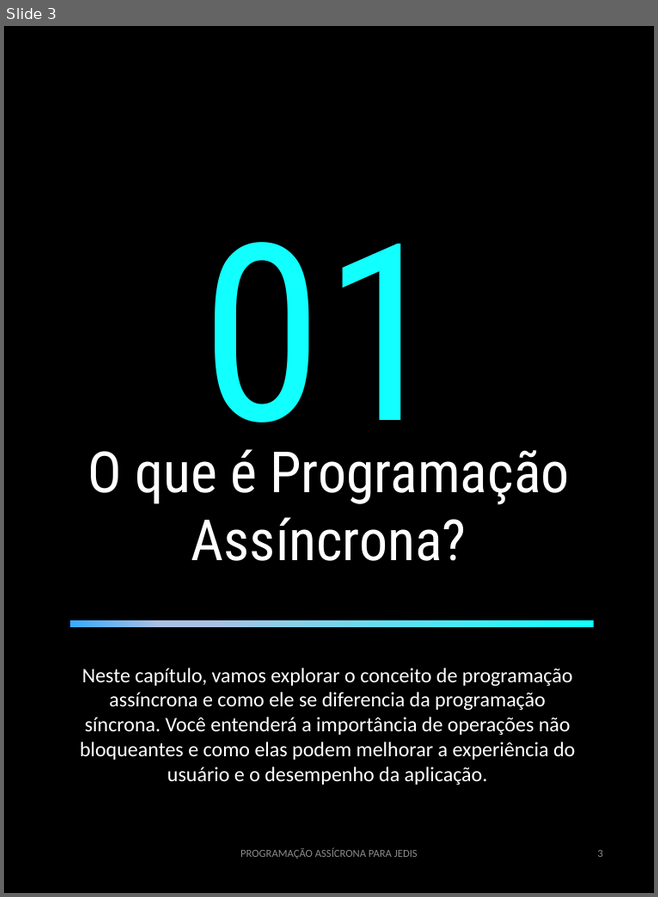
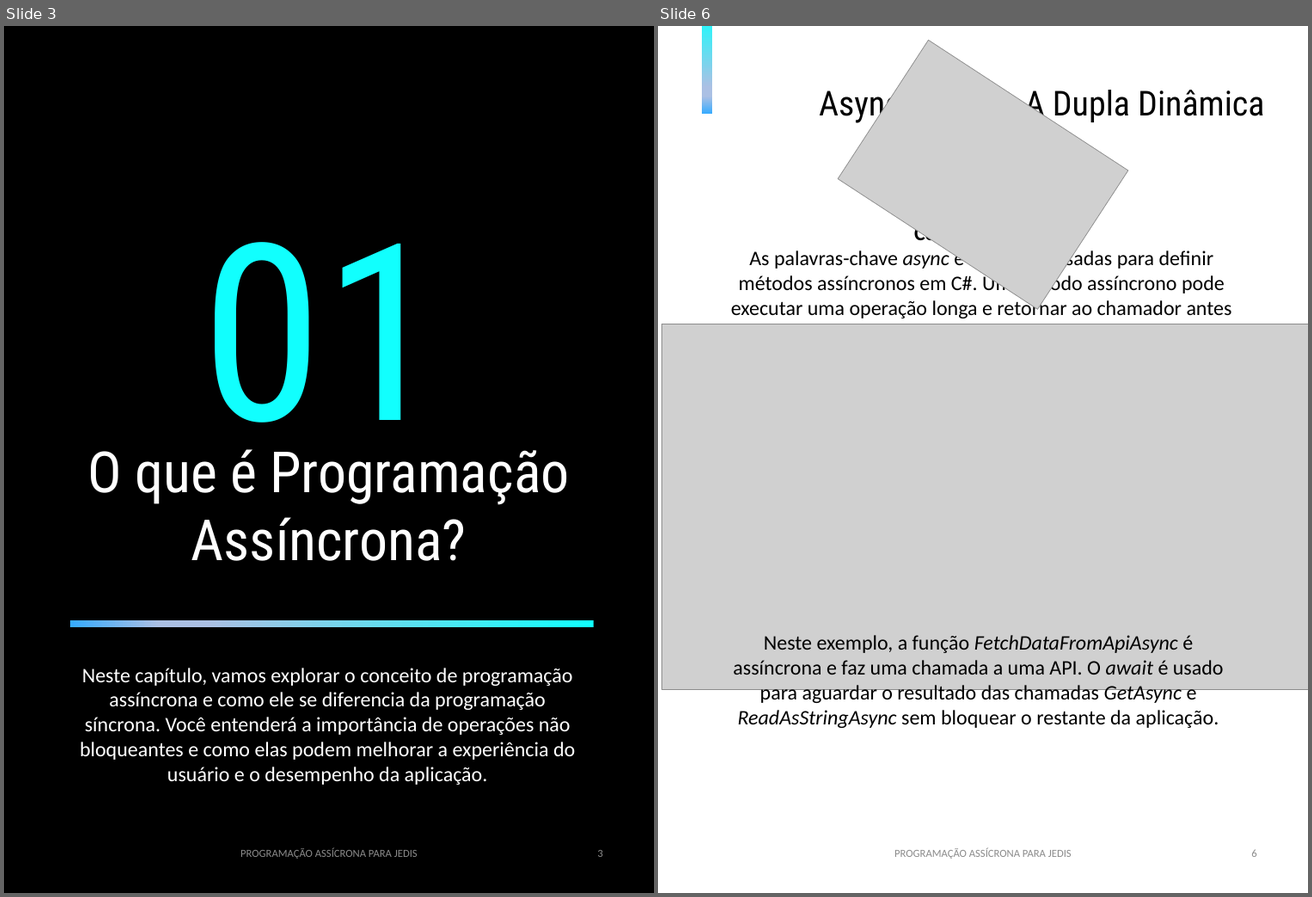
Before and after one commit to BrunoHCS/prompts-create-a-ebook, a slide deck: output/ebook - template.odp. Shown side by side, each under a label of ours: slide 3 before the commit, slides 3 and 6 after it; the slides between them are not shown. The pictures are 658x897 and 1312x897 pixels, drawn with LibreOffice and Linux fonts; fonts in the diff are those of the drawing; grey boxes stand for pictures. Boxes give left, top, right and bottom in pixels: in the first picture for what was removed or moved away, otherwise in the second. Text is boxed around its words. In the diff, an @@ line names an element or a change of style, - is before the commit and + after.

```diff
--- a/output/ebook - template.odp
+++ b/output/ebook - template.odp
@@ slide 6 added at (658, 26, 1308, 893), background #FFFFFF @@
@@ rectangle added at (702, 26, 712, 114), fill gradient #11FFFE to #ABC0E4 to #36ABFF @@
@@ picture added at (838, 40, 1128, 309) @@
@@ text added at (819, 84, 1264, 125), 40 pt, text #000000 @@
+Async e Await: A Dupla Dinâmica
@@ text added at (724, 229, 1239, 324), 24 pt, text #000000 @@
+Conceito Básico
+As palavras-chave async e await são usadas para definir métodos assíncronos em C#. Um método assíncrono pode executar uma operação longa e retornar ao chamador antes que a operação termine, permitindo que outras tarefas sejam realizadas nesse meio tempo.
+Exemplo:
@@ picture added at (661, 324, 1308, 689) @@
@@ text added at (733, 635, 1224, 728), 24 pt, text #000000 @@
+Neste exemplo, a função FetchDataFromApiAsync é assíncrona e faz uma chamada a uma API. O await é usado para aguardar o resultado das chamadas GetAsync e ReadAsStringAsync sem bloquear o restante da aplicação.
@@ text added at (894, 847, 1072, 858), 12.6 pt, text #8C8C8C @@
+PROGRAMAÇÃO ASSÍCRONA PARA JEDIS
@@ page number added at (1251, 849, 1257, 857), 12.6 pt, text #8C8C8C @@
+6
```
Also in this commit, not shown: 5 slides changed, 8 other slides added, 18 slides removed, 2 other files.
